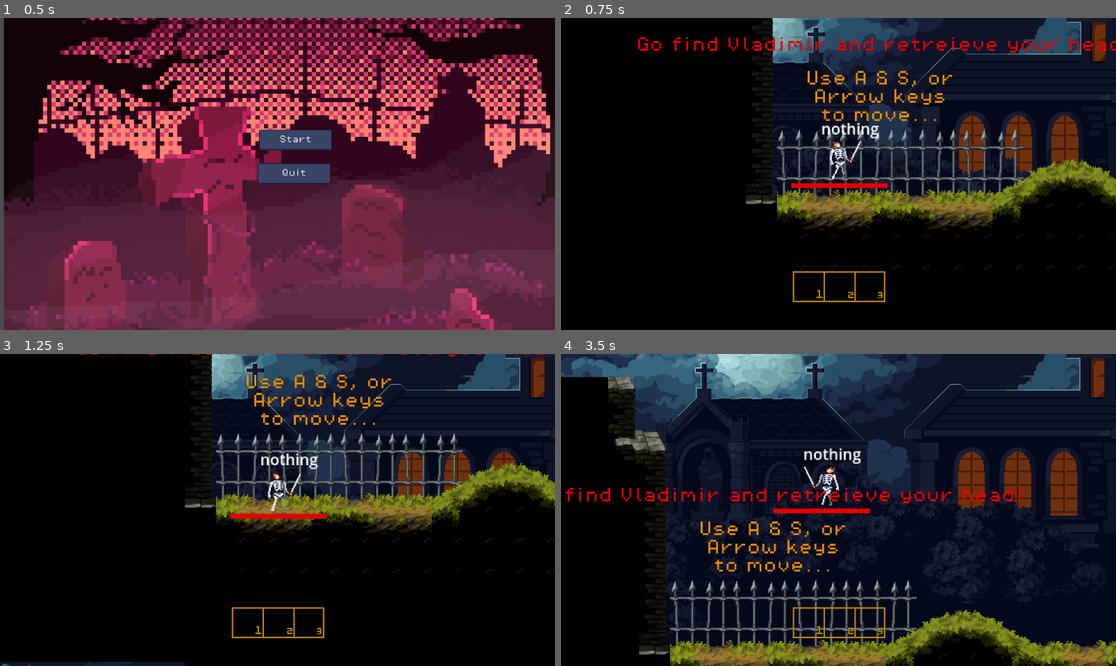
Above: before the commit, frames 1-4 (two rows, left to right).
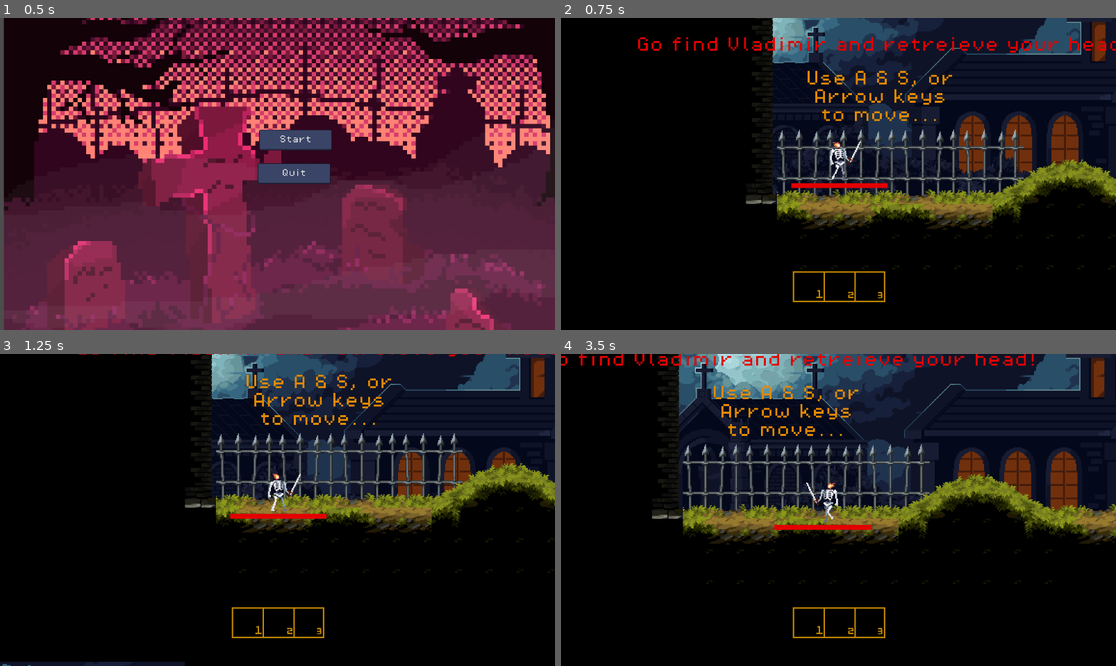
Above: after the commit, the same moments.

Repository: EdisonLing/skullsearch
Game: Godot game, scene res://scenes/menu.tscn
Same seed, same stepped clock (60 frames per second), same inputs: the game is played once before the commit and once after it.
Inputs:
- Up to frame 1 (0.5 s): no input
- Up to frame 2 (0.75 s): click "Start" at 0.5 s
- Up to frame 3 (1.25 s): no input
- Up to frame 4 (3.5 s): tap W at 1.25, 2, 2.75 s; hold Right (move_right) 1.28-2.78 s; tap 1 (hotbar1) at 1.35, 3.05 s; tap Space (jump) at 1.52, 2.27 s; tap 2 (hotbar2) at 1.55, 2.1 s; tap 3 (hotbar3) at 2.3, 2.85 s; hold A (move_left) from 2.78 s (still down)

Frame 1 is identical in both runs. In frame 2, 0.2% of the frame differs, in the area x 47-58%, y 33-39%; in frame 3, 0.2%; in frame 4, 50%, in the area x 0-100%, y 0-100%.

Commit message:
newest, doesnt work

Diff:
--- a/skull-search/scenes/inventory.gd
+++ b/skull-search/scenes/inventory.gd
@@ -1,7 +1,7 @@
 extends Node2D
 
 # A dictionary to hold item data
-var items = {"nothing": 1, "jack":0, "bag":1} #define names of items and set which ones are owned by default
+var items = {"nothing": 1, "jack":0, "bag":0} #define names of items and set which ones are owned by default
 var currentItem = "nothing"
 
 # Max size of the inventory
@@ -33,12 +33,11 @@
 
 func _process(delta: float) -> void:
 	if Input.is_action_just_pressed("hotbar1"):
+		if items["jack"] > 0:
+			switchCurrentItem("jack")
+	elif Input.is_action_just_pressed("hotbar2"):
+		if items["bag"] > 0:
+			switchCurrentItem("bag")
+	elif Input.is_action_just_pressed("hotbar3"):
 		if items["nothing"] > 0:
 			switchCurrentItem("nothing")
-	elif Input.is_action_just_pressed("hotbar2"):
-		if items["jack"] > 0:
-			switchCurrentItem("jack")
-	elif Input.is_action_just_pressed("hotbar3"):
-		if items["bag"] > 0:
-			switchCurrentItem("bag")
-	$InventoryLabel.text = currentItem
Not shown: 1 places in skull-search/scenes/level_0.tscn that only renumber resources
